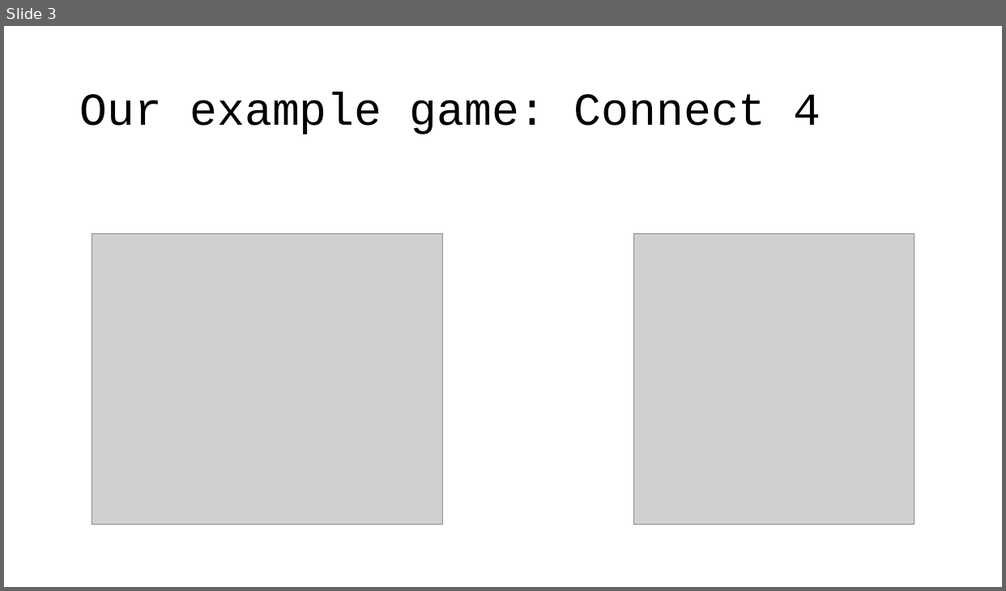
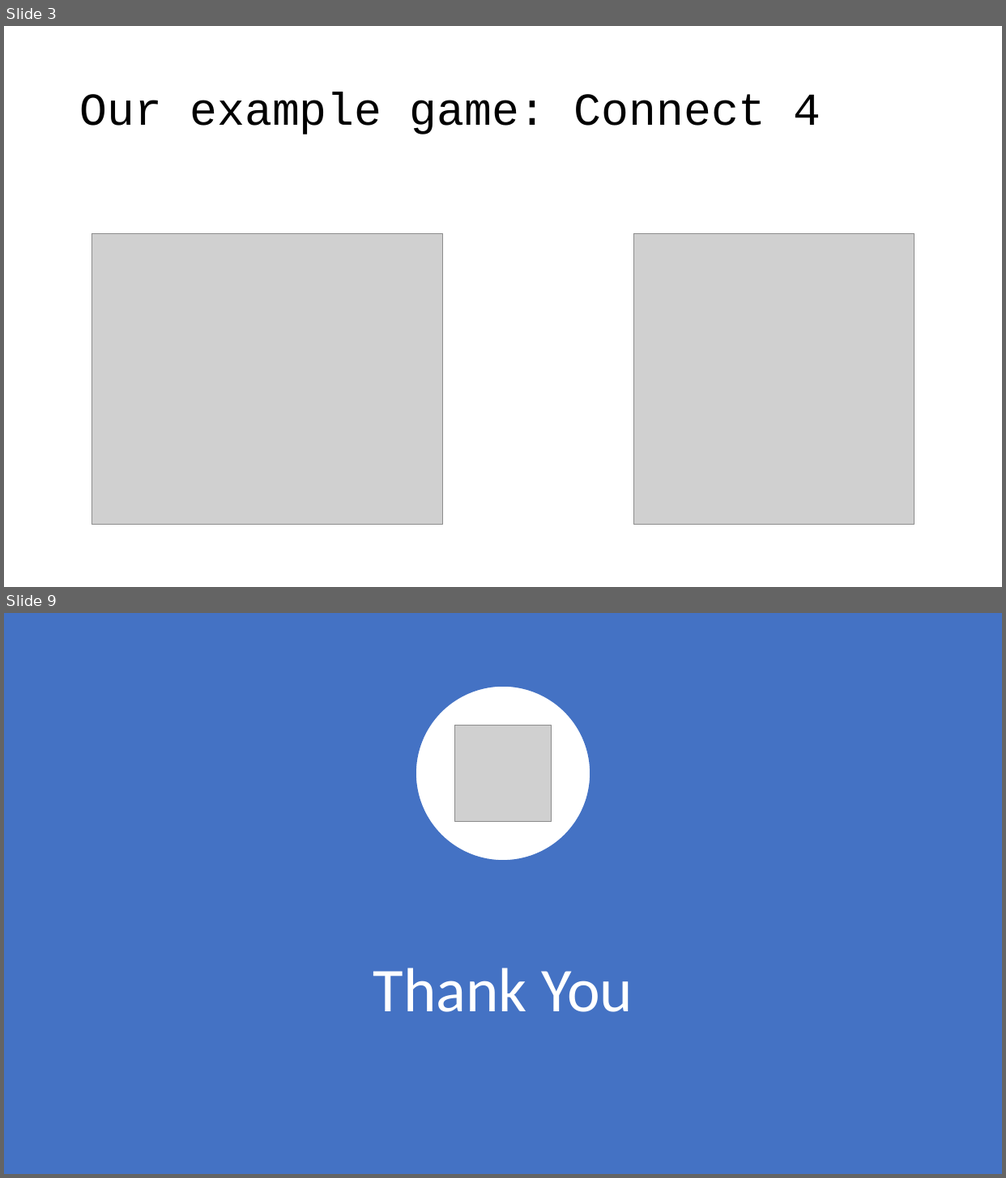
Before and after one commit to rahman-ashik/Demo-Game-Server, a slide deck: Game Server.pptx. Shown one above the other, each under a label of ours: slide 3 before the commit, slides 3 and 9 after it; the slides between them are not shown. The pictures are 1006x591 and 1006x1178 pixels, drawn with LibreOffice and Linux fonts; fonts in the diff are those of the drawing; grey boxes stand for pictures. Boxes give left, top, right and bottom in pixels: in the first picture for what was removed or moved away, otherwise in the second. Text is boxed around its words. In the diff, an @@ line names an element or a change of style, - is before the commit and + after.

```diff
--- a/Game Server.pptx
+++ b/Game Server.pptx
@@ slide 9 added at (4, 613, 1002, 1174), background #FFFFFF @@
@@ rectangle added at (4, 613, 1002, 1174), fill #4472C4 @@
@@ ellipse added at (415, 686, 591, 861), fill #FFFFFF, outline #4472C4 1.5 pt @@
@@ picture added at (454, 726, 552, 822) @@
@@ title added at (373, 968, 633, 1012), 60 pt, text #FFFFFF @@
+Thank You
```
Also in this commit, not shown: 6 slides changed, 1 other slide added, 1 slide removed, 3 other files.
